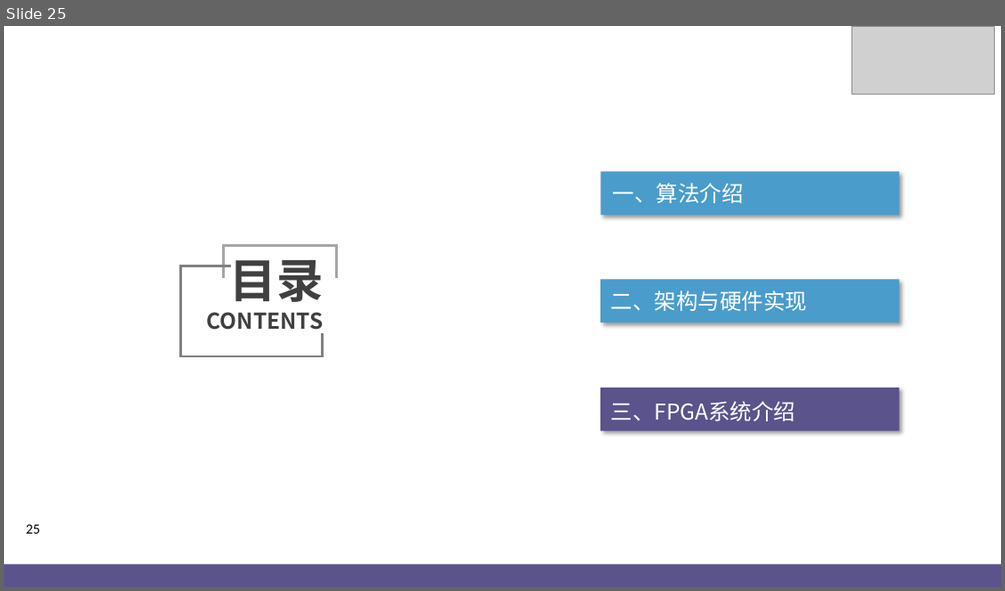
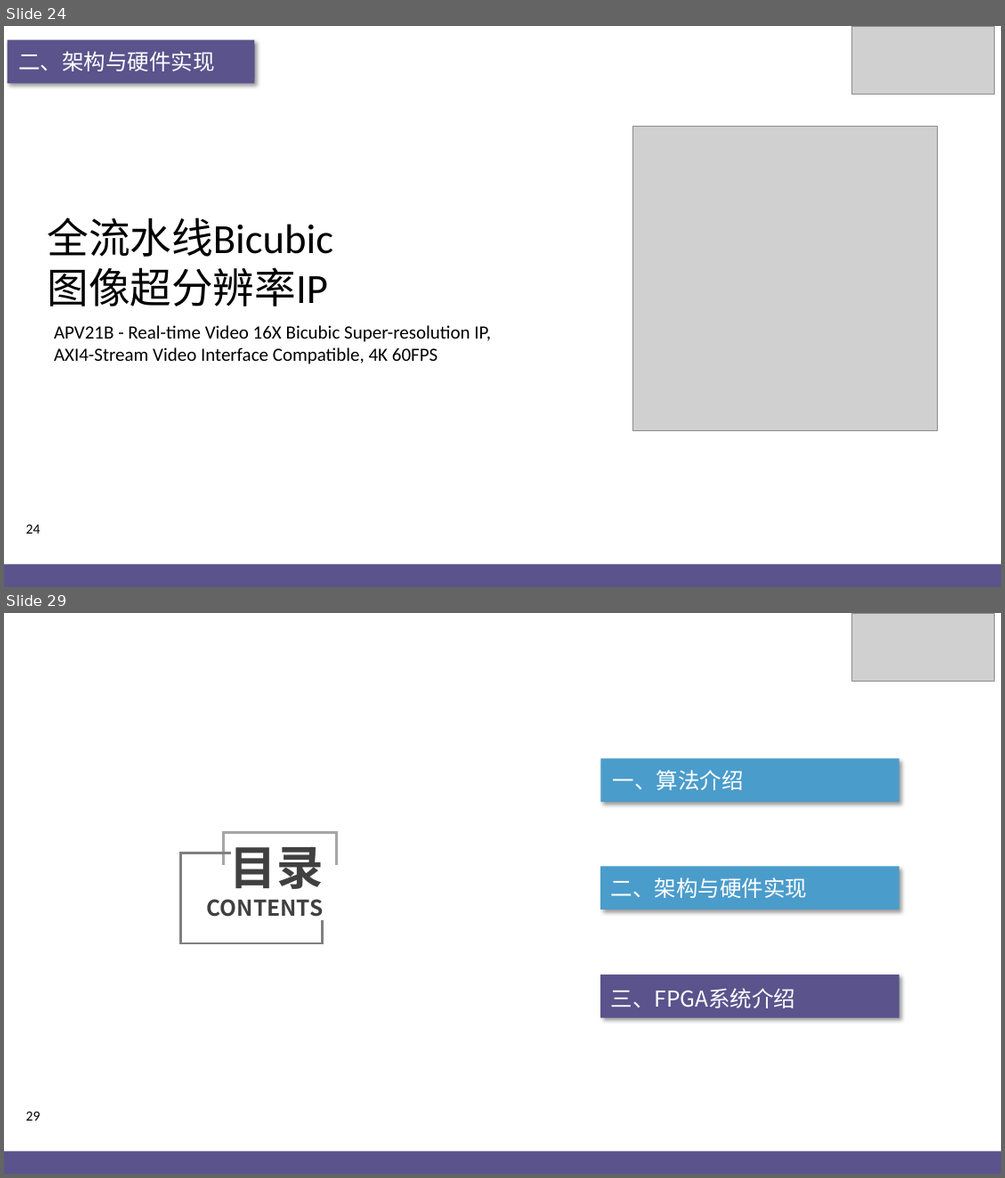
Before and after one commit to jjyy-Huang/LoG-UTE-RAISR-Doc, a slide deck: PPT.pptx. Shown one above the other, each under a label of ours: slide 25 before the commit, slides 24 and 29 after it; the slides between them are not shown. The pictures are 1005x591 and 1005x1178 pixels, drawn with LibreOffice and Linux fonts; fonts in the diff are those of the drawing; grey boxes stand for pictures; background and template pictures are left out. Boxes give left, top, right and bottom in pixels: in the first picture for what was removed or moved away, otherwise in the second. Text is boxed around its words. In the diff, an @@ line names an element or a change of style, - is before the commit and + after.

```diff
--- a/PPT.pptx
+++ b/PPT.pptx
@@ slide 24 added at [4, 26, 1001, 587], background picture (left out); not listed: 1 template element that a slide beside it also shows @@
@@ rectangle added at [7, 40, 254, 84], fill #5A538C @@
@@ text added at [18, 51, 215, 71], 21 pt, text #FFFFFF @@
+二、架构与硬件实现
@@ picture added at [852, 26, 994, 94] @@
@@ picture added at [633, 127, 938, 431] @@
@@ text added at [47, 217, 333, 306], 40 pt, text #000000 @@
+全流水线Bicubic
+图像超分辨率IP
@@ text added at [54, 325, 491, 364], 18 pt, text #000000 @@
+APV21B - Real-time Video 16X Bicubic Super-resolution IP,
+AXI4-Stream Video Interface Compatible, 4K 60FPS
@@ rectangle added at [4, 564, 1001, 587], fill #5A538C @@
@@ what was slide 25 is now slide 29 @@
@@ page number at [26, 1111, 40, 1120]: text changed @@
-25
+29
```
Also in this commit, not shown: 2 slides changed, 5 other slides added, 2 other files.
